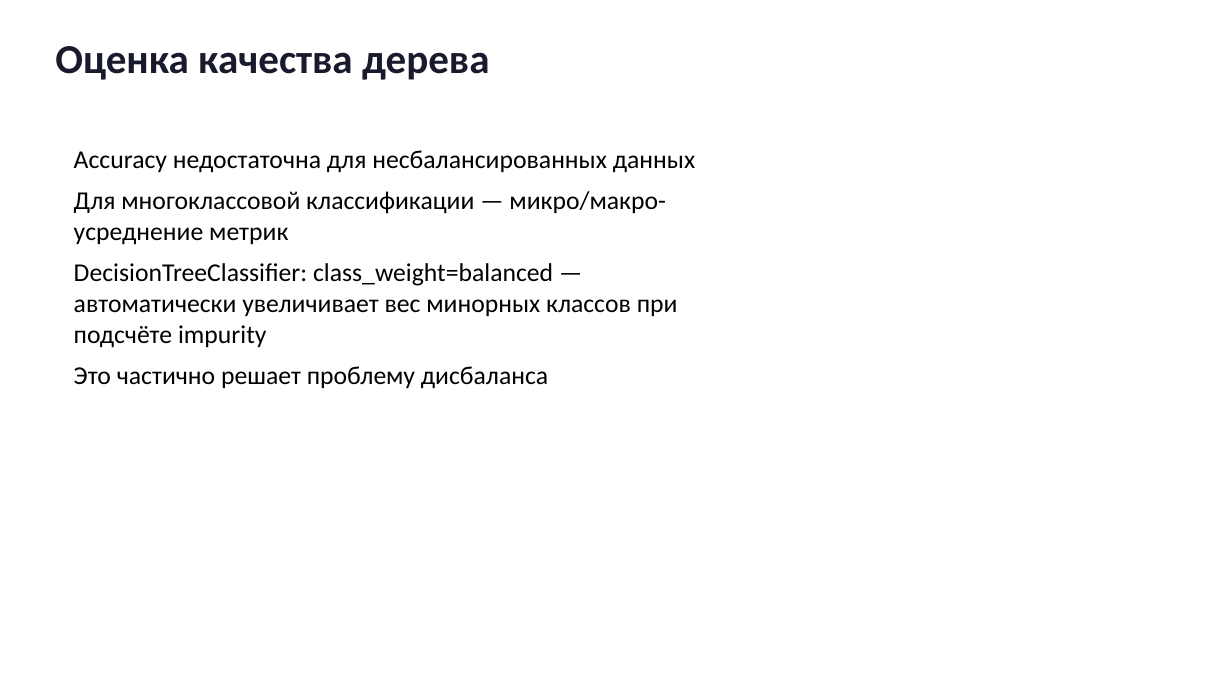
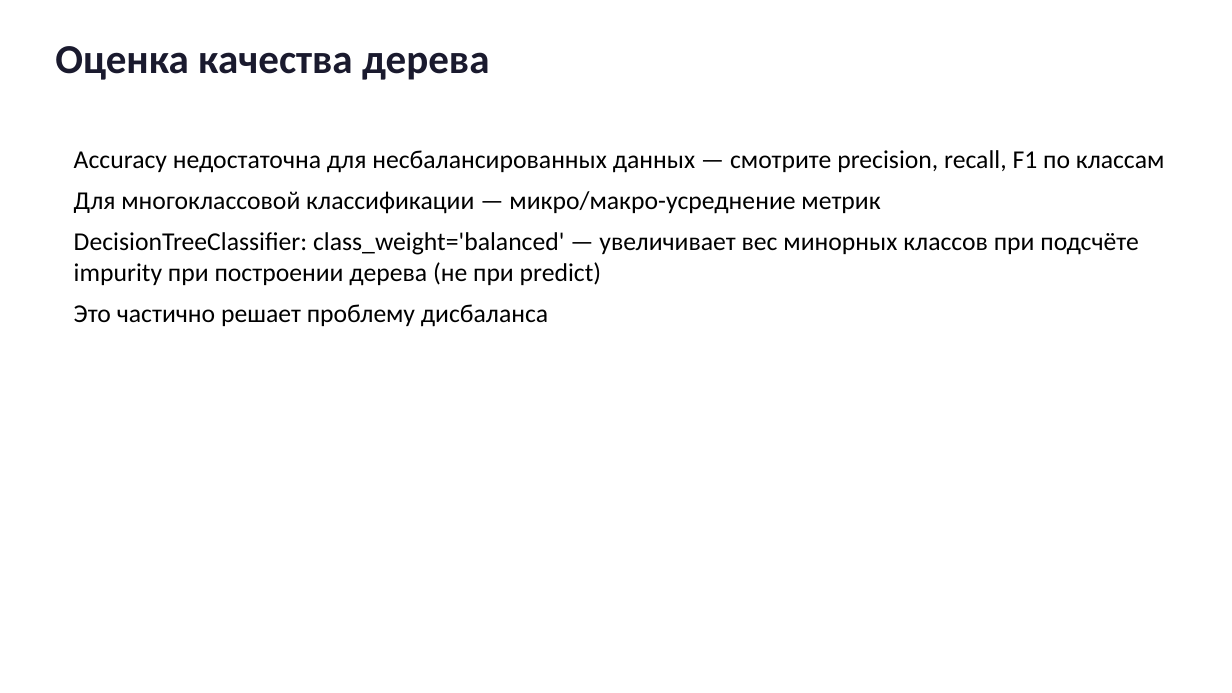
Before and after one commit to gurovic/ml-lessons, a slide deck: slide 11 of lessons/derevo_resheniy/presentation.pptx. Drawn at 1232x693 pixels with LibreOffice and Linux fonts; fonts in the diff are those of the drawing. Boxes give left, top, right and bottom in pixels: in the first picture for what was removed or moved away, otherwise in the second. Text is boxed around its words. In the diff, an @@ line names an element or a change of style, - is before the commit and + after.

```diff
--- a/lessons/derevo_resheniy/presentation.pptx
+++ b/lessons/derevo_resheniy/presentation.pptx
@@ text at (74, 150, 1165, 173): text changed @@
-Accuracy недостаточна для несбалансированных данных
+Accuracy недостаточна для несбалансированных данных — смотрите precision, recall, F1 по классам
@@ text at (74, 232, 1138, 286): text changed @@
-DecisionTreeClassifier: class_weight=balanced — автоматически увеличивает вес минорных классов при подсчёте impurity
+DecisionTreeClassifier: class_weight='balanced' — увеличивает вес минорных классов при подсчёте impurity при построении дерева (не при predict)
```
Also in this commit, not shown: 15 other slides changed, 2 slides added, 2 slides removed, 45 other files.
